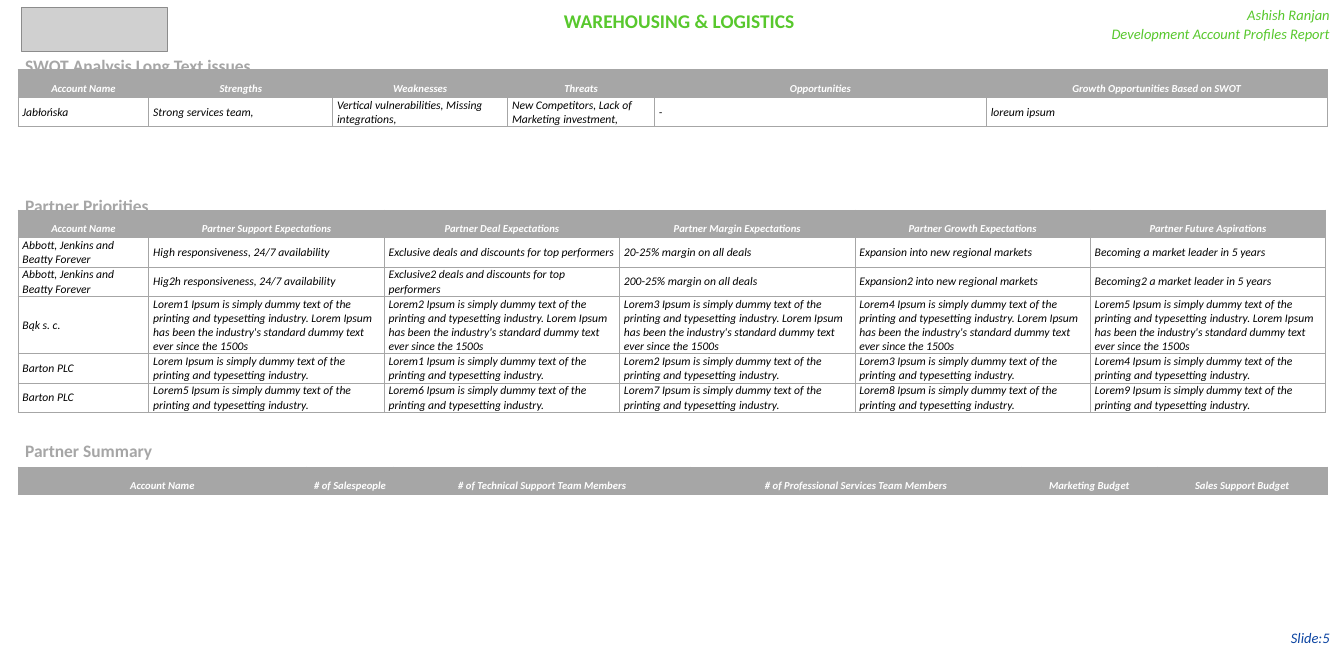
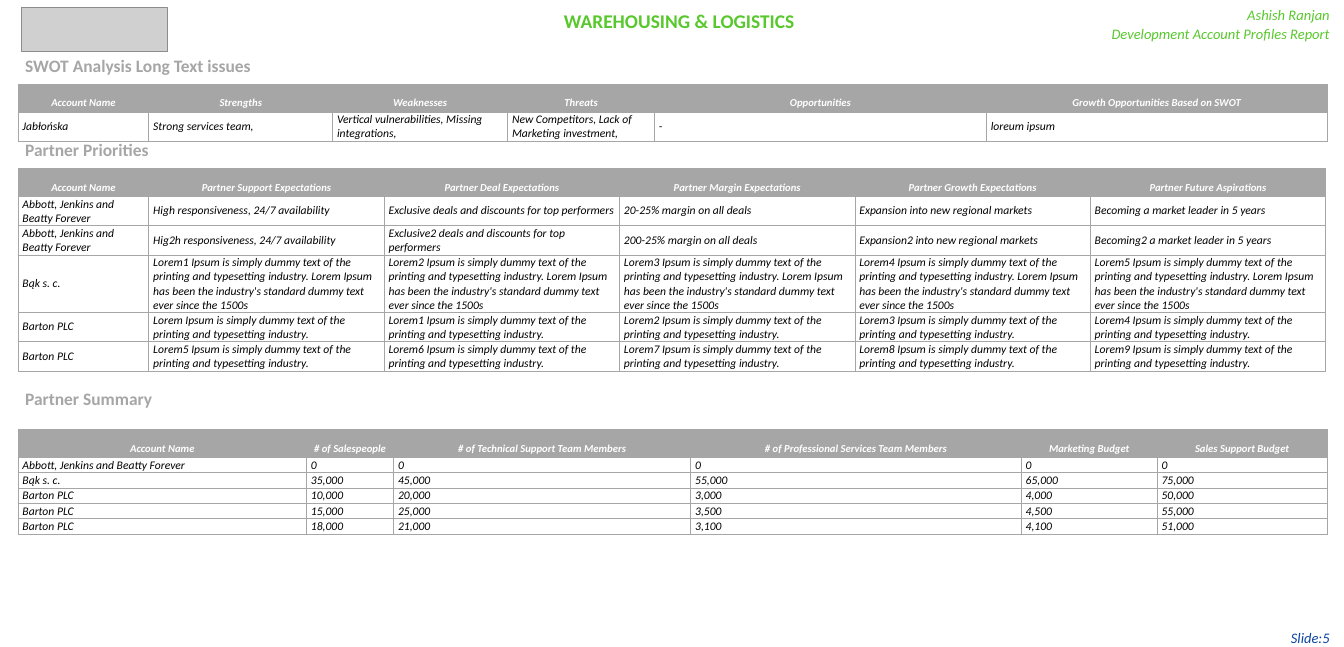
Before and after one commit to a4ashish8/phpOffice, a slide deck: slide 5 of results/account_profile_data.pptx. Drawn at 1344x647 pixels with LibreOffice and Linux fonts; fonts in the diff are those of the drawing; grey boxes stand for pictures; background and template pictures are left out. Boxes give left, top, right and bottom in pixels: in the first picture for what was removed or moved away, otherwise in the second. Text is boxed around its words. In the diff, an @@ line names an element or a change of style, - is before the commit and + after.

```diff
--- a/results/account_profile_data.pptx
+++ b/results/account_profile_data.pptx
@@ table: place and size @@
-table at (18, 70, 1328, 129)
+table at (18, 84, 1328, 272)
@@ text "Partner Priorities": place and size @@
-text "Partner Priorities" at (25, 198, 148, 210)
+text "Partner Priorities" at (25, 144, 148, 156)
@@ table: place and size @@
-table at (18, 210, 1328, 415)
+table at (18, 169, 1328, 457)
@@ text "Partner Summary": place and size @@
-text "Partner Summary" at (25, 446, 152, 460)
+text "Partner Summary" at (25, 394, 152, 408)
@@ table at (18, 430, 1328, 536) @@
+row 2: Abbott, Jenkins and Beatty Forever | 0 | 0 | 0 | 0 | 0
+row 3: Bąk s. c. | 35,000 | 45,000 | 55,000 | 65,000 | 75,000
+row 4: Barton PLC | 10,000 | 20,000 | 3,000 | 4,000 | 50,000
+row 5: Barton PLC | 15,000 | 25,000 | 3,500 | 4,500 | 55,000
+row 6: Barton PLC | 18,000 | 21,000 | 3,100 | 4,100 | 51,000
@@ table: place and size @@
-table at (18, 467, 1328, 495)
+table at (18, 430, 1328, 536)
```
Also in this commit, not shown: 3 other slides changed, 1 slide removed.
